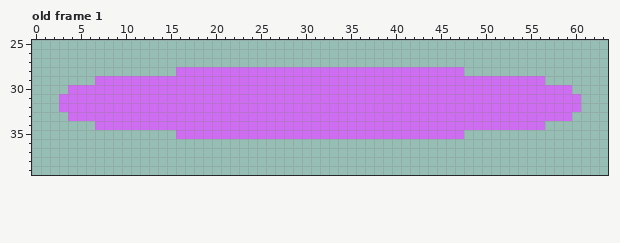
Two versions of one pixel-art file, spritefiles/Projectiles/portals.ase. Above: the version before the commit.
64x64 pixels, 1 frame. Shown: old frame 1: x 0..63, y 25..39. The commit also changed other frames, which this record leaves out.
After:
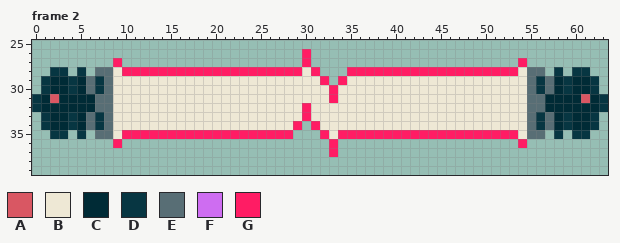
Palette (. is transparent): A #d95763  B #eee8d5  C #002b36  D #073642  E #586e75  F #ce6df1  G #ff1c64
A new or re-ordered frame is compared with the old frame closest to it.
Commit: Improved LockedWalls and updated portal sprite
Diff:
frames 1 -> 16
layer "Portal" added
layer "Supports" added
layer "Layer 1" removed
Changed rows in their new state; - is an unchanged pixel.
Frame 2 is new; against old frame 1:
first column x 0:
26 ------------------------------G---------------------------------
27 ---------G--------------------G-----------------------G---------
28 --DD-D-EEBGGGGGGGGGGGGGGGGGGGGBG...GGGGGGGGGGGGGGGGGGGBEE-D-DD--
29 -DCCDCEDEBBBBBBBBBBBBBBBBBBBBBBBG.GBBBBBBBBBBBBBBBBBBBBEDECDCCD-
30 -DCCDCEDEBBBBBBBBBBBBBBBBBBBBBBBBGBBBBBBBBBBBBBBBBBBBBBEDECDCCD-
31 DCACCCCEEBBBBBBBBBBBBBBBBBBBBBBBBGBBBBBBBBBBBBBBBBBBBBBEECCCCACD
32 DCCCCCCEEBBBBBBBBBBBBBBBBBBBBBGBBBBBBBBBBBBBBBBBBBBBBBBEECCCCCCD
33 -DCCDCEDEBBBBBBBBBBBBBBBBBBBBBGBBBBBBBBBBBBBBBBBBBBBBBBEDECDCCD-
34 -DCCDCEDEBBBBBBBBBBBBBBBBBBBBG.GBBBBBBBBBBBBBBBBBBBBBBBEDECDCCD-
35 --DD-D-EEBGGGGGGGGGGGGGGGGGGG...GBGGGGGGGGGGGGGGGGGGGGBEE-D-DD--
36 ---------G-----------------------G--------------------G---------
37 ---------------------------------G------------------------------
Where, in picture pixels (left, top, right, bottom), the same in both pictures:
changed: (32, 49, 608, 157)
